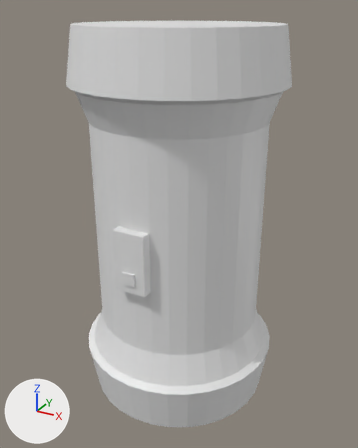
Before and after pictures for a commit that changed the OBJ model src/main/resources/assets/hbm/models/bombs/blomb.obj.
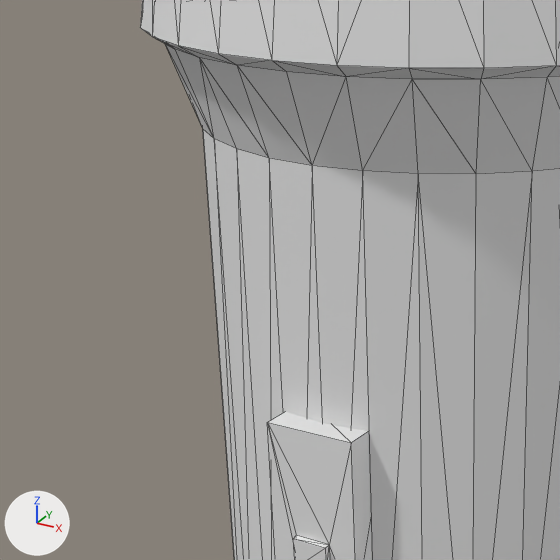
Each version is shown whole from a 50 mm lens placed at (2.18, -3.96, 3.74), pointed at (0.01, -0.02, 1.77), then close up on the part from 4% to 61% of the width and 17% to 63% of the height. The axes (+X, +Y, +Z) are drawn at lower left. The lights are the same throughout. The close-ups show mesh edges as thin lines. Where no turn or scale is listed for an object, it has been applied to the vertices.
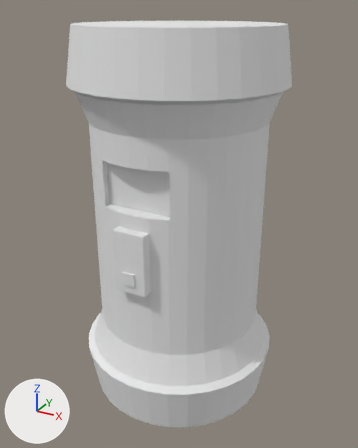
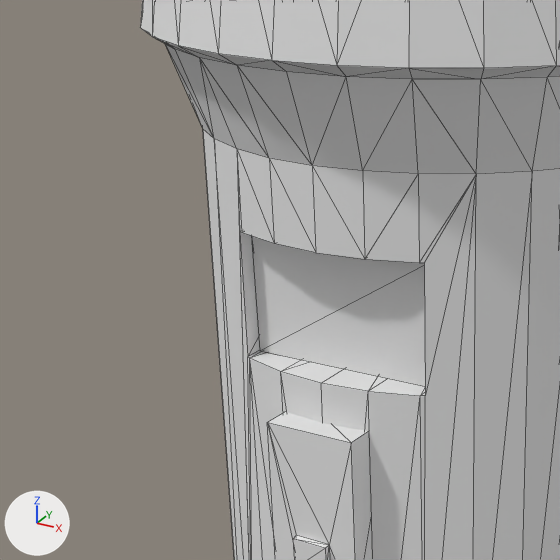
The change, as a list of edits to the scene's bpy script:
```text
Add mat_material_001:
    mat_material_001 = principled_material('Material.001')
    mat_material_001.base_color = (0.8, 0.8, 0.8)  # white #e7e7e7
    mat_material_001.roughness = 1.0
Change me_cylinder:
    used by ob_cylinder; location = (0.0, 0.0, 0.0)
    remove me_cylinder.from_pydata(...)  # 304 vertices, 600 faces; spans x -0.98..0.98, y -0.98..0.98, z 0.01..3.61
    add me_cylinder.from_pydata(...)  # 436 vertices, 856 faces; spans x -0.98..0.98, y -0.98..0.98, z 0.01..3.61
    me_cylinder part 1
    11 faces are deleted
    21 vertices are added at x -0.32..0.33, y -0.75..-0.22, z 2.12..2.6
    5 new vertices lie (0.0, 0.0, -0.26) away from vertices in x -0.31..0.31, y -0.81..-0.75, z 2.82
    5 new vertices lie (0.0, 0.0, 1.35) away from vertices in x -0.31..0.31, y -0.81..-0.75, z 0.8
    5 new vertices lie (0.0, 0.52, 0.0) away from vertices in x -0.31..0.31, y -0.81..-0.75, z 2.15..2.56
    79 new faces join them
    add me_cylinder.materials.append(mat_material_001)  # white #e7e7e7
```

Boxes [x1, y1, x2, y2] around the edits, measured in the close-ups (560 x 560 px):
part 1 of me_cylinder, built on
    both: [237, 149, 476, 560]
